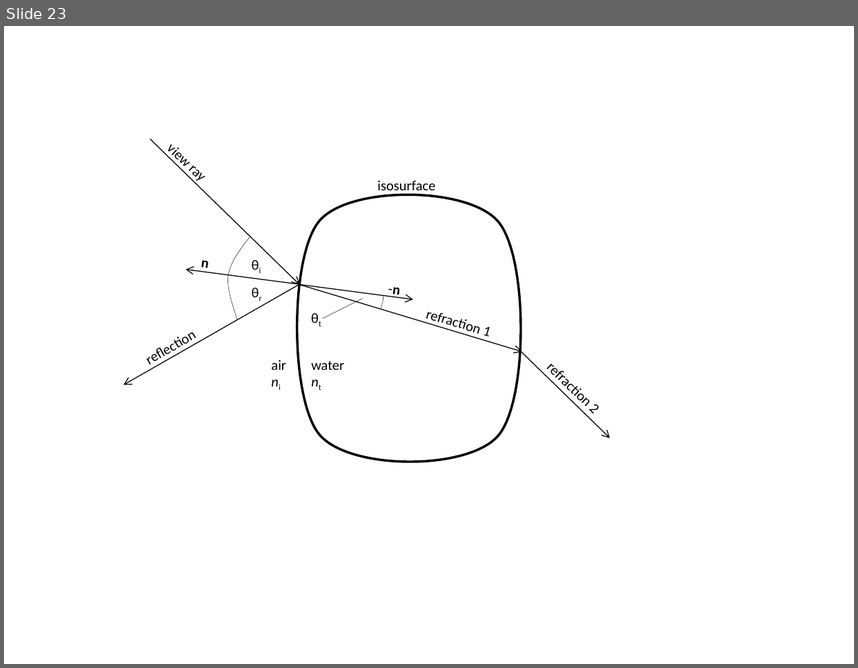
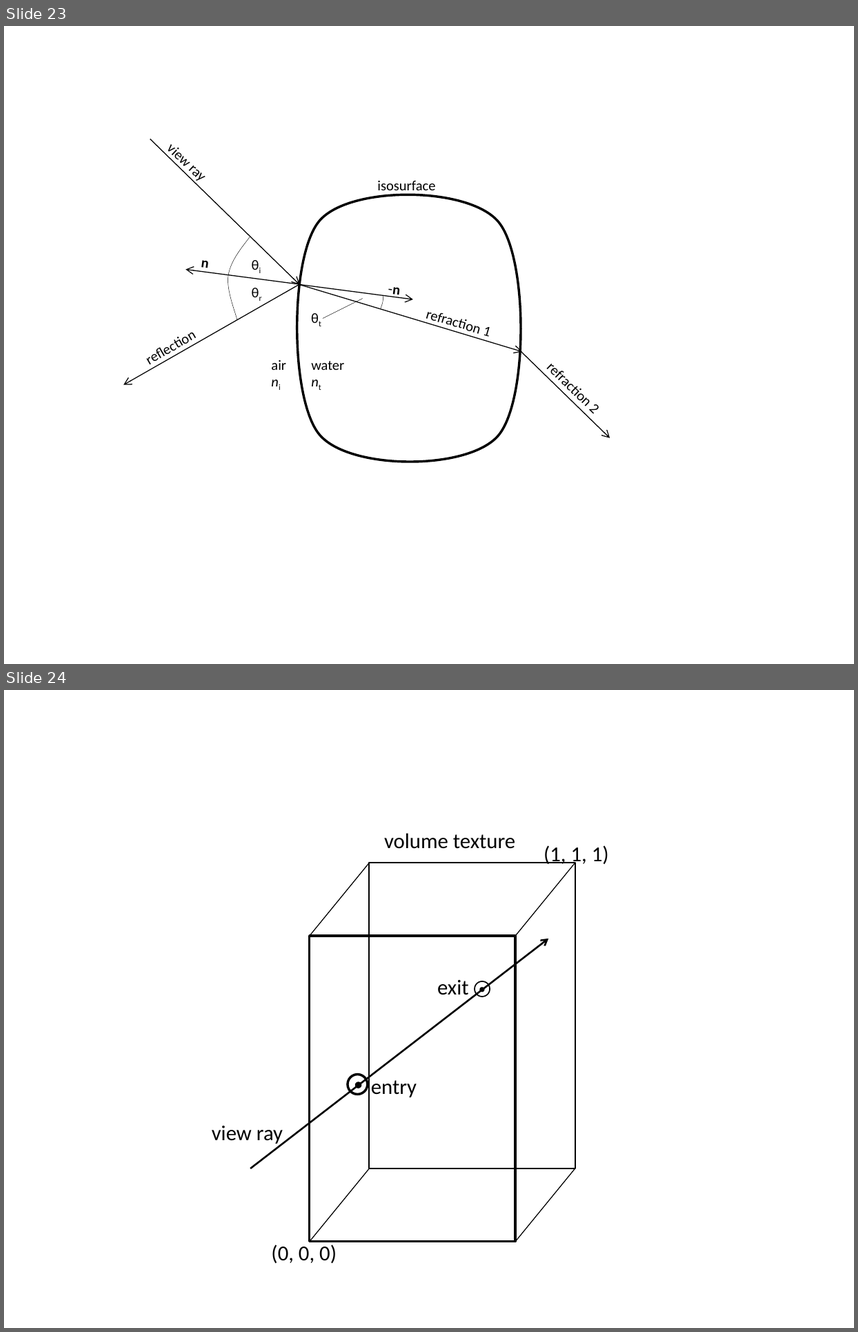
Before and after one commit to pflaumental/fluid-particles, a slide deck: thesis/drawings.pptx. Shown one above the other, each under a label of ours: slide 23 before the commit, slides 23 and 24 after it. The pictures are 858x668 and 858x1332 pixels, drawn with LibreOffice and Linux fonts; fonts in the diff are those of the drawing. Boxes give left, top, right and bottom in pixels: in the first picture for what was removed or moved away, otherwise in the second. Text is boxed around its words. In the diff, an @@ line names an element or a change of style, - is before the commit and + after.

```diff
--- a/thesis/drawings.pptx
+++ b/thesis/drawings.pptx
@@ slide 24 added at (x1=4, y1=690, x2=854, y2=1328), background #FFFFFF @@
@@ text added at (x1=384, y1=833, x2=515, y2=849), 18 pt, text #000000 @@
+volume texture
@@ text added at (x1=544, y1=845, x2=609, y2=867), 18 pt, text #000000 @@
+(1, 1, 1)
@@ line added from (309, 936) to (370, 862), #000000 0.75 pt @@
@@ rectangle added at (x1=370, y1=862, x2=575, y2=1167), outline #000000 1 pt @@
@@ line added from (516, 936) to (575, 862), #000000 0.75 pt @@
@@ rectangle added at (x1=309, y1=936, x2=515, y2=1241), outline #000000 2 pt @@
@@ arrow added from (250, 1169) to (549, 938), #000000 1.5 pt @@
@@ text added at (x1=437, y1=980, x2=469, y2=1000), 18 pt, text #000000 @@
+exit
@@ ellipse added at (x1=475, y1=980, x2=490, y2=996), outline #000000 1 pt @@
@@ ellipse added at (x1=479, y1=987, x2=484, y2=992), fill #000000 @@
@@ ellipse added at (x1=348, y1=1074, x2=367, y2=1094), outline #000000 2 pt @@
@@ ellipse added at (x1=355, y1=1082, x2=362, y2=1089), fill #000000 @@
@@ text added at (x1=371, y1=1076, x2=417, y2=1097), 18 pt, text #000000 @@
+entry
@@ text added at (x1=212, y1=1125, x2=283, y2=1145), 18 pt, text #000000 @@
+view ray
@@ line added from (309, 1241) to (370, 1169), #000000 0.75 pt @@
@@ line added from (516, 1241) to (575, 1169), #000000 0.75 pt @@
@@ text added at (x1=271, y1=1244, x2=337, y2=1263), 18 pt, text #000000 @@
+(0, 0, 0)
```
Also in this commit, not shown: 1 other file.
